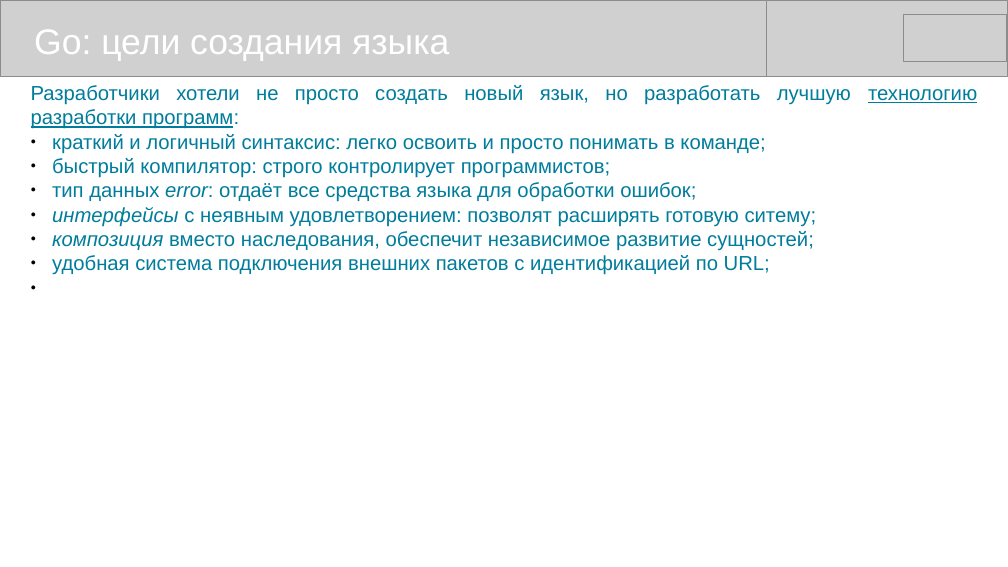
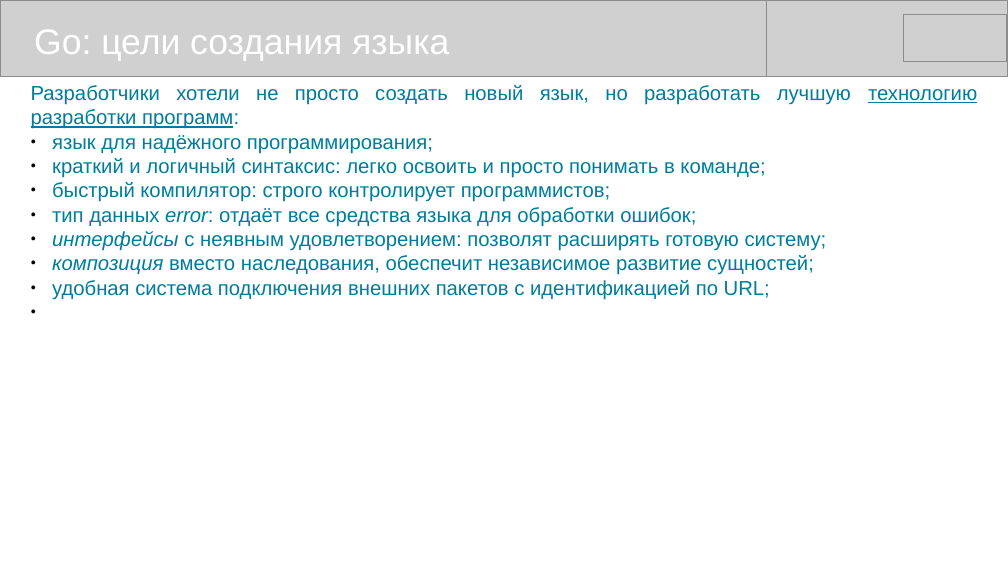
Before and after one commit to mike-shock/Go_language, a slide deck: slide 5 of Go_Review.odp. Drawn at 1008x567 pixels with LibreOffice and Linux fonts; fonts in the diff are those of the drawing; grey boxes stand for pictures. Boxes give left, top, right and bottom in pixels: in the first picture for what was removed or moved away, otherwise in the second. Text is boxed around its words. In the diff, an @@ line names an element or a change of style, - is before the commit and + after.

```diff
--- a/Go_Review.odp
+++ b/Go_Review.odp
@@ text at [52, 135, 433, 154]: paragraph added @@
+● язык для надёжного программирования;
@@ text at [52, 231, 827, 251]: text changed @@
-● интерфейсы с неявным удовлетворением: позволят расширять готовую ситему;
+● интерфейсы с неявным удовлетворением: позволят расширять готовую систему;
```
Also in this commit, not shown: 2 other slides changed, 1 slide added, 1 other file.
